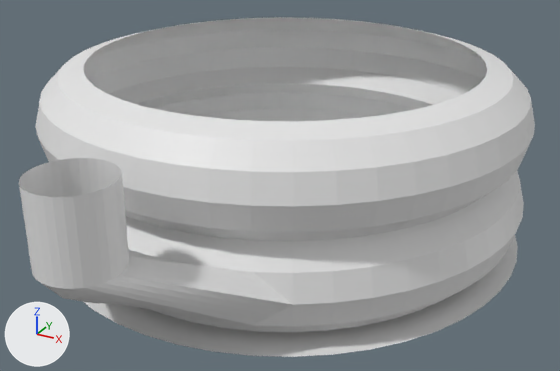
A saved change to the Blender file MerlinEngine1D.blend.
Camera for both pictures: a camera (50 mm lens) standing at (3.7, -6.83, 3.34) and looking at (0.22, -0.5, 0.18). Arrows for +X, +Y and +Z are at lower left; the lights stay in place.

Script lines for the objects in view, before the commit:
```python
me_torus_005 = bpy.data.meshes.new('Torus.005')
me_torus_005.from_pydata(...)  # 809 vertices, 741 faces; spans x -1.25..1.25, y -1.25..1.75, z -0.47..0.47
ob_torus_000 = bpy.data.objects.new('Torus.000', me_torus_005)
ob_torus_000.location = (0.0, 0.0, 0.43)
ob_torus_000.rotation_euler = (3.142, 0.0, 0.0)  # degrees (180, 0, 0)
ob_torus_000.scale = (2.0, 2.0, 2.0)
```
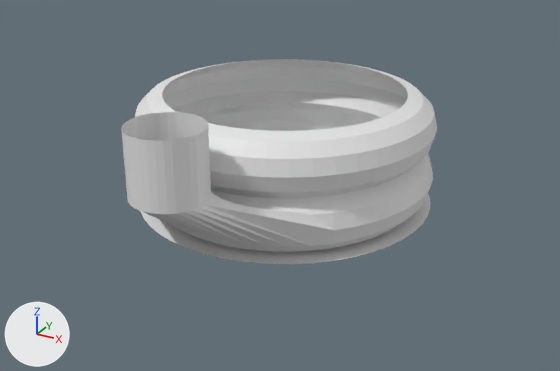
The change, as JSON lines over the scene's bpy script:
```json
{"block": "me_torus_005", "where": "# used by ob_torus_000; location = (0.0, 0.0, 0.43); rotation_euler = (3.142, 0.0, 0.0), in degrees (180, 0, 0); scale = (2.0, 2.0, 2.0)"}
{"op": "remove", "block": "me_torus_005", "code": "me_torus_005.from_pydata(...)  # 809 vertices, 741 faces; spans x -1.25..1.25, y -1.25..1.75, z -0.47..0.47"}
{"op": "add", "block": "me_torus_005", "code": "me_torus_005.from_pydata(...)  # 637 vertices, 573 faces; spans x -1.25..1.25, y -1.25..1.9, z -0.65..0.47"}
{"block": "me_torus_005", "change": "me_torus_005 part 1"}
{"block": "me_torus_005", "change": "222 vertices are removed from x -0.76..0.76, y 0.99..1.75, z -0.39..0.31"}
{"block": "me_torus_005", "change": "234 faces are deleted"}
{"block": "me_torus_005", "change": "18 vertices move from x -0.4..0.4, y 1.19..1.32, z 0.06..0.27 to x -0.23..0.23, y 1.34..1.9, z -0.15"}
{"block": "me_torus_005", "change": "18 vertices are added at x -0.28..0.28, y 1.19..1.85, z -0.65..0.34"}
{"block": "me_torus_005", "change": "18 new vertices lie (0.0, 0.0, -0.5) away from vertices in x -0.4..0.4, y 1.19..1.32, z 0.06..0.27"}
{"block": "me_torus_005", "change": "14 new vertices lie (0.0, 0.0, 0.5) away from vertices in x -0.28..0.28, y 1.39..1.85, z -0.65"}
{"block": "me_torus_005", "change": "66 new faces join them"}
{"op": "set", "path": "ob_torus_000.scale", "old": "(2.0, 2.0, 2.0)", "new": "(1.26, 1.26, 1.26)"}
```

Location of each change, (x1, y1, x2, y2) in pixels of the pictures (560 x 371 px):
```json
{"object": "Torus.000", "change": "reshaped, rescaled", "before": [19, 17, 535, 357], "after": [121, 59, 437, 264], "on screen": "39% narrower, 40% shorter"}
{"part": 1, "of": "me_torus_005", "change": "cut back", "before": [19, 158, 373, 328], "after": [121, 112, 334, 250]}
```
